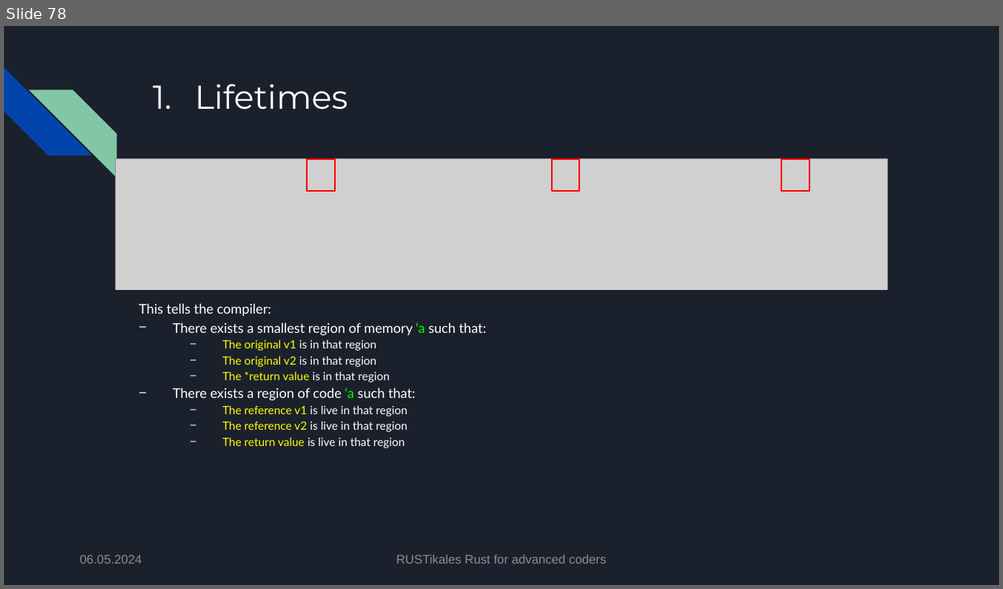
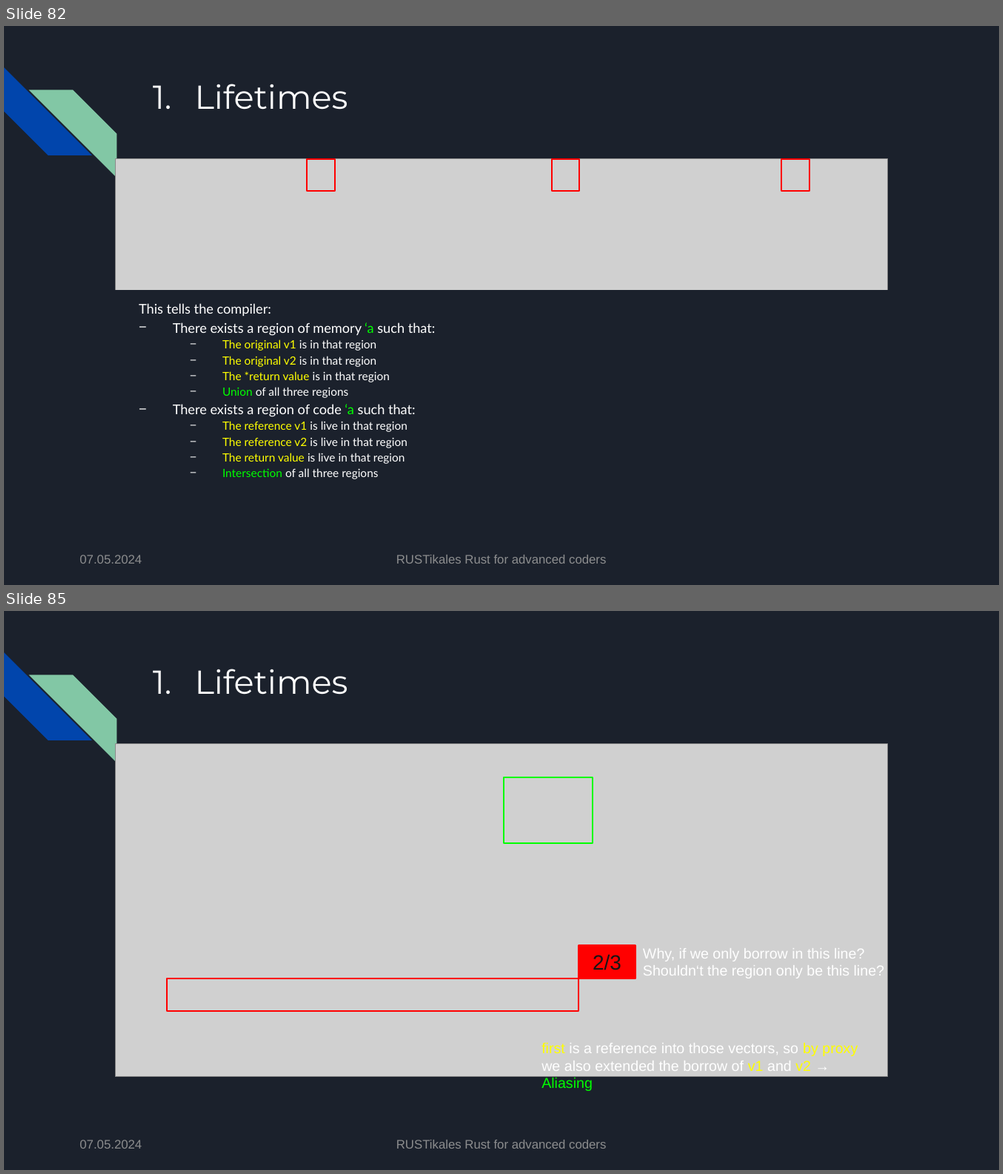
Before and after one commit to pfhaupt/progkurs, a slide deck: rust-advanced/02 - Lifetimes/02 - original.pptx. Shown one above the other, each under a label of ours: slide 78 before the commit, slides 82 and 85 after it; the slides between them are not shown. The pictures are 1003x589 and 1003x1174 pixels, drawn with LibreOffice and Linux fonts; fonts in the diff are those of the drawing; grey boxes stand for pictures. Boxes give left, top, right and bottom in pixels: in the first picture for what was removed or moved away, otherwise in the second. Text is boxed around its words. In the diff, an @@ line names an element or a change of style, - is before the commit and + after.

```diff
--- a/rust-advanced/02 - Lifetimes/02 - original.pptx
+++ b/rust-advanced/02 - Lifetimes/02 - original.pptx
@@ slide 85 added at (4, 611, 999, 1170), background #1B212C; not listed: 2 template elements that a slide beside it also shows @@
@@ title added at (195, 669, 348, 695), 32 pt, text #FFFFFF @@
+1. Lifetimes
@@ picture added at (115, 743, 888, 1076) @@
@@ rectangle added at (504, 777, 593, 844), outline #00FF00 1.5 pt @@
@@ rectangle added at (578, 946, 635, 979), fill #FF0000, outline #FF0000 1.5 pt, 20 pt, text #161616 @@
+2/3
@@ text added at (643, 948, 884, 979), 14 pt, text #FFFFFF @@
+Why, if we only borrow in this line?
+Shouldn‘t the region only be this line?
@@ rectangle added at (168, 979, 579, 1011), outline #FF0000 1.5 pt @@
@@ text added at (541, 1042, 857, 1071), 14 pt, text #FFFFFF @@
+first is a reference into those vectors, so by proxy we also extended the borrow of v1 and v2 → Aliasing
@@ text added at (79, 1140, 142, 1149), 12 pt, text #8D8D8F @@
+07.05.2024
@@ text added at (396, 1140, 606, 1149), 12 pt, text #8D8D8F @@
+RUSTikales Rust for advanced coders
@@ what was slide 78 is now slide 82 @@
@@ slide 82 changed as well @@
@@ text at (173, 323, 415, 414): text changed @@
-− There exists a smallest region of memory ‘a such that:
+− There exists a region of memory ‘a such that:
@@ text at (222, 387, 348, 398): paragraph added @@
+  − Union of all three regions
@@ text at (222, 469, 378, 480): paragraph added @@
+  − Intersection of all three regions
@@ text at (79, 555, 142, 564): text changed @@
-06.05.2024
+07.05.2024
```
Also in this commit, not shown: 128 other slides changed, 8 other slides added, 1 other file.
